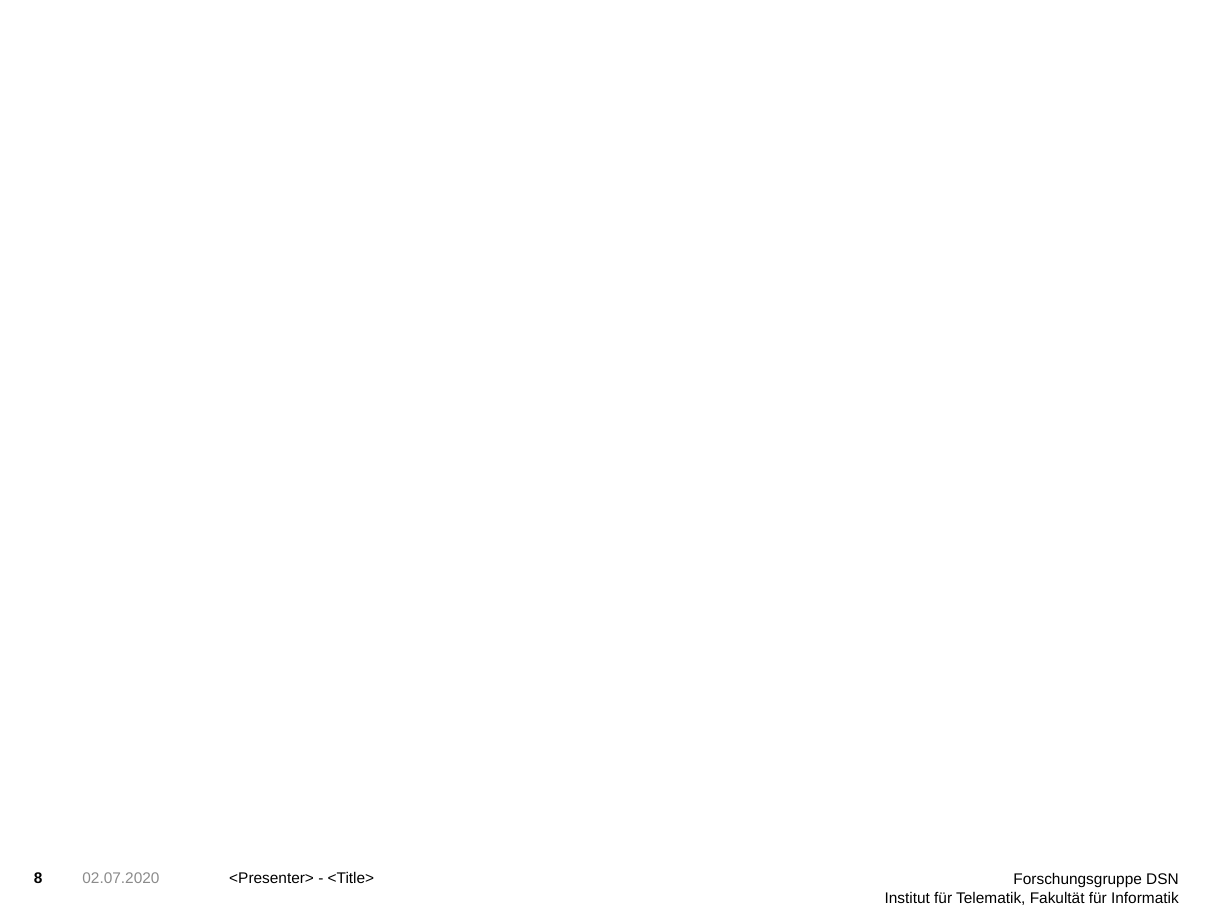
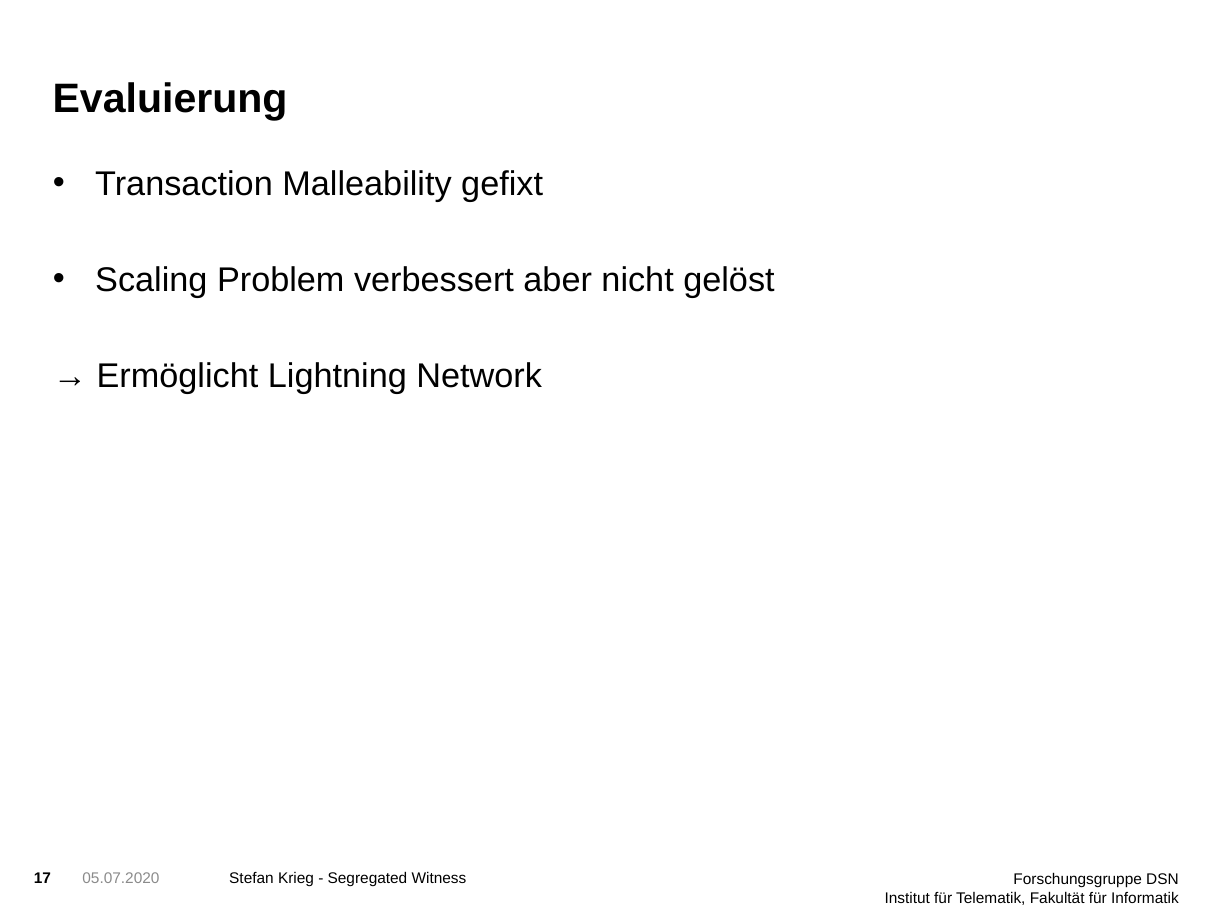
Before and after one commit to StefanDerEchte/SegWit-Proseminar, a slide deck: slide 17 of SegWit Präsentation.pptx (slide 8 before the commit). Drawn at 1232x924 pixels with LibreOffice and Linux fonts; fonts in the diff are those of the drawing; background and template pictures are left out. Boxes give left, top, right and bottom in pixels: in the first picture for what was removed or moved away, otherwise in the second. Text is boxed around its words. In the diff, an @@ line names an element or a change of style, - is before the commit and + after.

```diff
--- a/SegWit Präsentation.pptx
+++ b/SegWit Präsentation.pptx
@@ title added at (x1=53, y1=82, x2=288, y2=120), 24 pt, text #000000, bold @@
+Evaluierung
@@ text added at (x1=95, y1=170, x2=774, y2=393), 20 pt, text #000000 @@
+• Transaction Malleability gefixt
+• Scaling Problem verbessert aber nicht gelöst
+→ Ermöglicht Lightning Network
@@ page number at (x1=34, y1=872, x2=51, y2=883): text changed @@
-8
+17
@@ text at (x1=82, y1=872, x2=159, y2=883): text changed @@
-02.07.2020
+05.07.2020
@@ text at (x1=229, y1=871, x2=467, y2=887): text changed @@
-<Presenter> - <Title>
+Stefan Krieg - Segregated Witness
```
Also in this commit, not shown: 3 other slides changed, 14 slides added, 4 slides removed, 7 other files.
